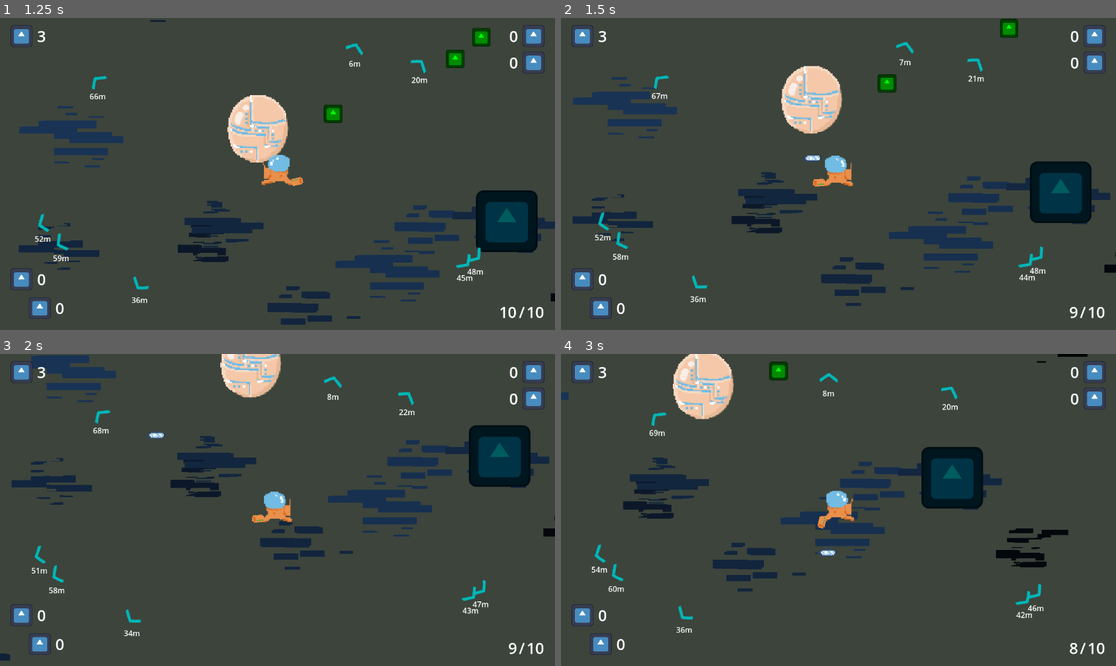
Above: before the commit, frames 1-4 (two rows, left to right).
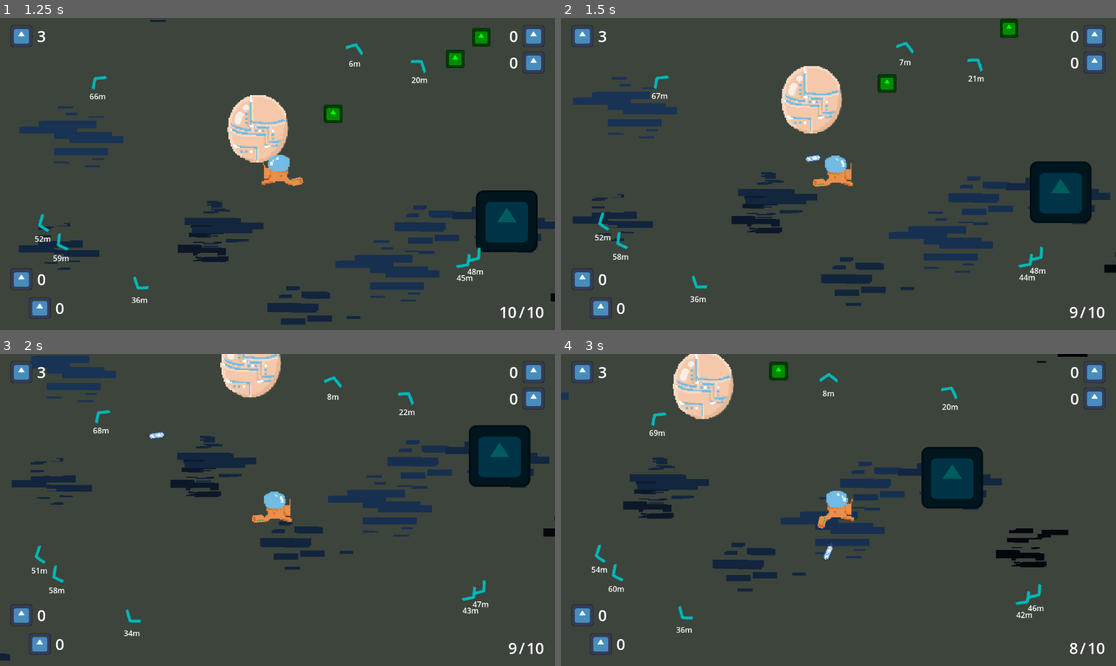
Above: after the commit, the same moments.

Repository: DeepRestGames/pirate-software-game-jam-17
Game: Godot game, scene res://Scenes/LittleMainGameScene.tscn
Same seed, same stepped clock (60 frames per second), same inputs: the game is played once before the commit and once after it. The engine's default icon, where the game draws it, is replaced by a stand-in: a white triangle on a blue panel in a dark square.
Inputs (mouse positions are in pixels of both pictures, inside the frame that each line leads up to):
- Up to frame 1 (1.25 s): move the mouse to (399, 158) at 0.52 s; hold D (move_right) from 0.53 s (still down); hold Q (drink_potion) from 0.53 s (still down)
- Up to frame 2 (1.5 s): move the mouse to (727, 189) at 1.27 s; release D (move_right) at 1.28 s; release Q (drink_potion) at 1.28 s; hold S (move_down) from 1.28 s (still down); click (727, 189) at 1.35 s
- Up to frame 3 (2 s): keep holding S (move_down)
- Up to frame 4 (3 s): move the mouse to (894, 441) at 2.02 s; release S (move_down) at 2.03 s; hold D (move_right) 2.03-2.78 s; hold Q (drink_potion) 2.03-2.78 s; move the mouse to (810, 572) at 2.77 s; hold W (move_up) from 2.78 s (still down); click (810, 572) at 2.85 s

Frame 1 is identical in both runs. In frame 2, less than 0.1% of the frame differs, in the area x 43-48%, y 43-47%; in frame 3, less than 0.1%; in frame 4, less than 0.1%, in the area x 46-50%, y 60-67%.

Commit message:
projectiles rotation

Diff:
--- a/if_onlyone_savemission/Scenes/Enemies/EnemyProjectile.tscn
+++ b/if_onlyone_savemission/Scenes/Enemies/EnemyProjectile.tscn
@@ -1,13 +1,46 @@
-[gd_scene load_steps=5 format=3 uid="uid://3aa1qwnwseh8"]
+[gd_scene load_steps=9 format=3 uid="uid://3aa1qwnwseh8"]
 
 [ext_resource type="Script" uid="uid://c3hr3rj2ub3mv" path="res://Scripts/Enemies/EnemyProjectile.gd" id="1_nyg1c"]
-[ext_resource type="Texture2D" uid="uid://cv8hmxb7wdyar" path="res://icon.svg" id="2_b8dpc"]
+[ext_resource type="Texture2D" uid="uid://vmbtbfry66e" path="res://Assets/Sprites/EnemyProjectile.png" id="2_b8dpc"]
 
-[sub_resource type="CanvasItemMaterial" id="CanvasItemMaterial_kthr8"]
-blend_mode = 1
+[sub_resource type="AtlasTexture" id="AtlasTexture_kthr8"]
+atlas = ExtResource("2_b8dpc")
+region = Rect2(0, 0, 64, 64)
+
+[sub_resource type="AtlasTexture" id="AtlasTexture_ck74s"]
+atlas = ExtResource("2_b8dpc")
+region = Rect2(64, 0, 64, 64)
+
+[sub_resource type="AtlasTexture" id="AtlasTexture_75ym6"]
+atlas = ExtResource("2_b8dpc")
+region = Rect2(128, 0, 64, 64)
+
+[sub_resource type="AtlasTexture" id="AtlasTexture_0buqr"]
+atlas = ExtResource("2_b8dpc")
+region = Rect2(192, 0, 64, 64)
+
+[sub_resource type="SpriteFrames" id="SpriteFrames_464v7"]
+animations = [{
+"frames": [{
+"duration": 1.0,
+"texture": SubResource("AtlasTexture_kthr8")
+}, {
+"duration": 1.0,
+"texture": SubResource("AtlasTexture_ck74s")
+}, {
+"duration": 1.0,
+"texture": SubResource("AtlasTexture_75ym6")
+}, {
+"duration": 1.0,
+"texture": SubResource("AtlasTexture_0buqr")
+}],
+"loop": true,
+"name": &"default",
+"speed": 9.0
+}]
 
 [sub_resource type="CircleShape2D" id="CircleShape2D_bi23y"]
-radius = 15.0
+radius = 18.0
 
 [node name="EnemyProjectile" type="RigidBody2D" groups=["EnemyProjectiles"]]
 z_index = 10
@@ -16,10 +49,12 @@
 gravity_scale = 0.0
 script = ExtResource("1_nyg1c")
 
-[node name="ProjectileSprite" type="Sprite2D" parent="."]
-material = SubResource("CanvasItemMaterial_kthr8")
-scale = Vector2(0.2, 0.2)
-texture = ExtResource("2_b8dpc")
+[node name="AnimatedSprite2D" type="AnimatedSprite2D" parent="."]
+position = Vector2(-8, -2)
+scale = Vector2(-2.5, 2.5)
+sprite_frames = SubResource("SpriteFrames_464v7")
+autoplay = "default"
+frame_progress = 0.424841
 
 [node name="CollisionShape2D" type="CollisionShape2D" parent="."]
 shape = SubResource("CircleShape2D_bi23y")
--- a/if_onlyone_savemission/Scripts/Enemies/EnemyProjectile.gd
+++ b/if_onlyone_savemission/Scripts/Enemies/EnemyProjectile.gd
@@ -9,6 +9,7 @@
 func _ready() -> void:
 	player = get_tree().get_first_node_in_group("Player")
 	direction = to_local(player.global_position).normalized()
+	rotation = direction.angle()
 
 
 func _physics_process(delta: float) -> void:
--- a/if_onlyone_savemission/Scripts/Player/PlayerProjectile.gd
+++ b/if_onlyone_savemission/Scripts/Player/PlayerProjectile.gd
@@ -8,6 +8,7 @@
 func _ready() -> void:
 	var mouse_position = get_global_mouse_position()
 	direction = (mouse_position - global_position).normalized()
+	rotation = direction.angle()
 
 
 func _physics_process(delta: float) -> void:
